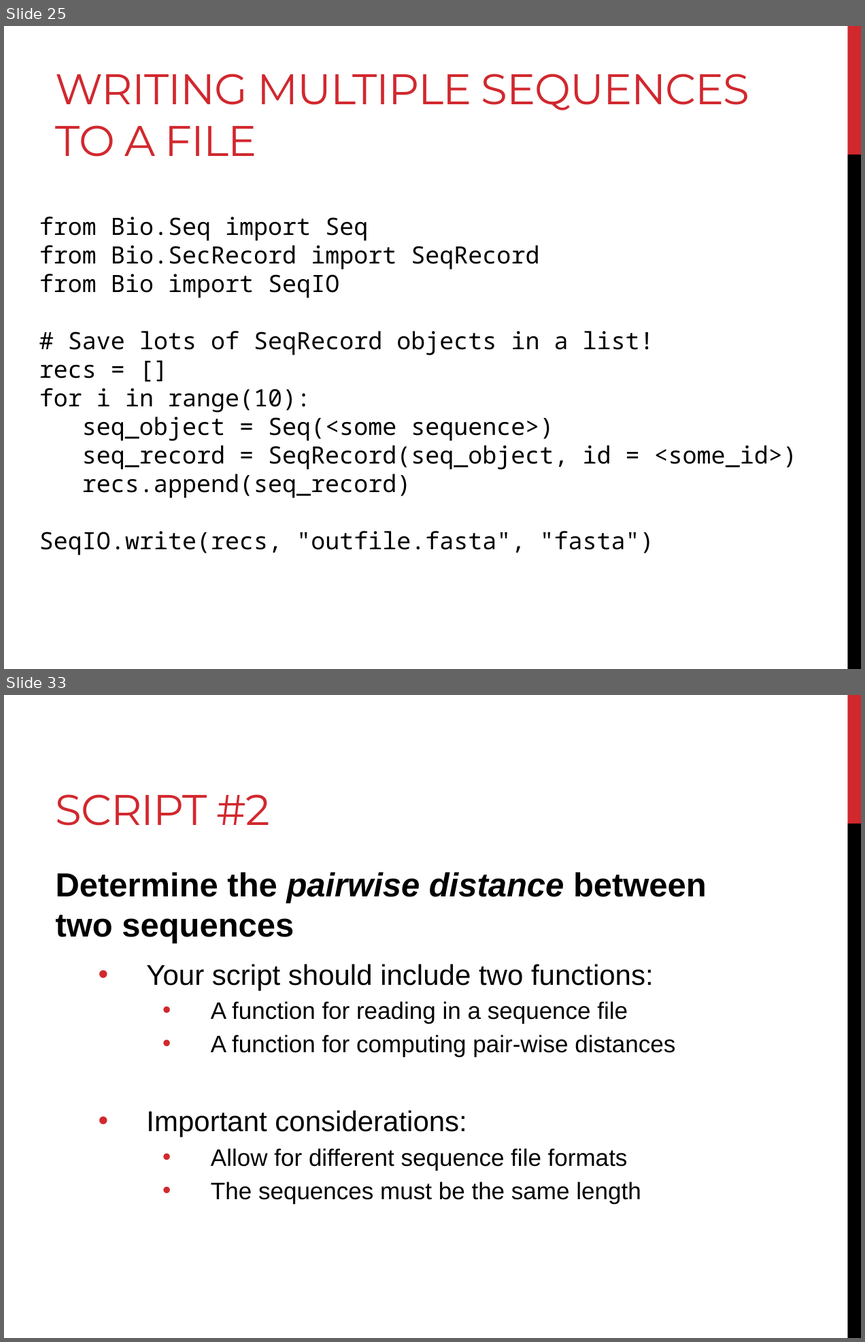
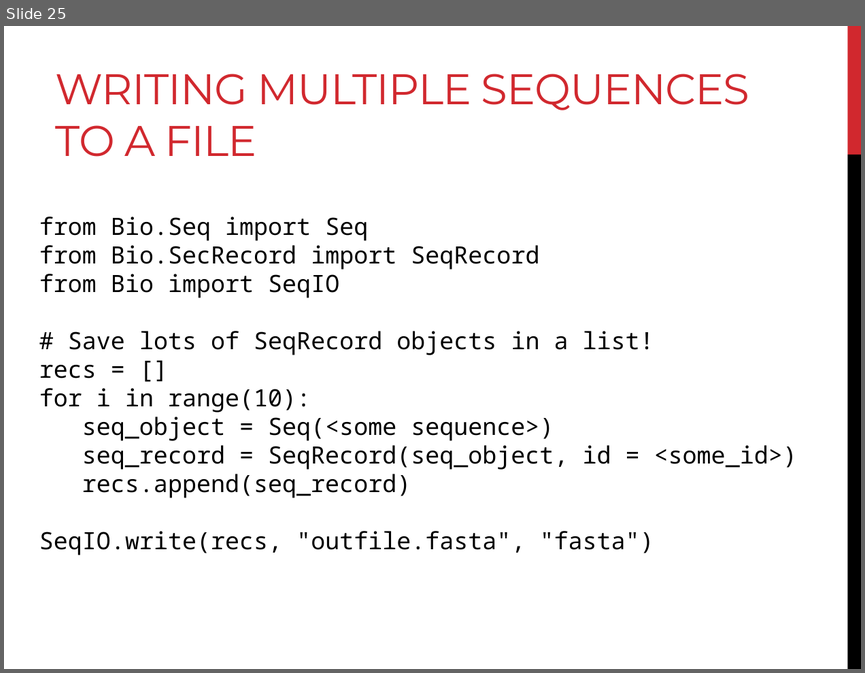
Before and after one commit to BjornFJohansson/ccbb_bigdata2015_python, a slide deck: slides/slides_biopython.pptx. Shown one above the other, each under a label of ours: slides 25 and 33 before the commit, slide 25 after it; the slides between them are not shown. The pictures are 865x1342 and 865x673 pixels, drawn with LibreOffice and Linux fonts; fonts in the diff are those of the drawing. Boxes give left, top, right and bottom in pixels: in the first picture for what was removed or moved away, otherwise in the second. Text is boxed around its words. In the diff, an @@ line names an element or a change of style, - is before the commit and + after.

Commit message:
biopython slides no longer have scripting

```diff
--- a/slides/slides_biopython.pptx
+++ b/slides/slides_biopython.pptx
@@ slide 33 removed at box(4, 695, 861, 1338), background #FFFFFF; not listed: 2 template elements that a slide beside it also shows @@
@@ title removed at box(56, 794, 271, 826) @@
-SCRIPT #2
@@ text removed at box(56, 872, 706, 1204) @@
-Determine the pairwise distance between two sequences
-  • Your script should include two functions:
-    • A function for reading in a sequence file
-    • A function for computing pair-wise distances
-  • Important considerations:
-    • Allow for different sequence file formats
-    • The sequences must be the same length
```
Also in this commit, not shown: 8 other slides removed, 1 other file.
